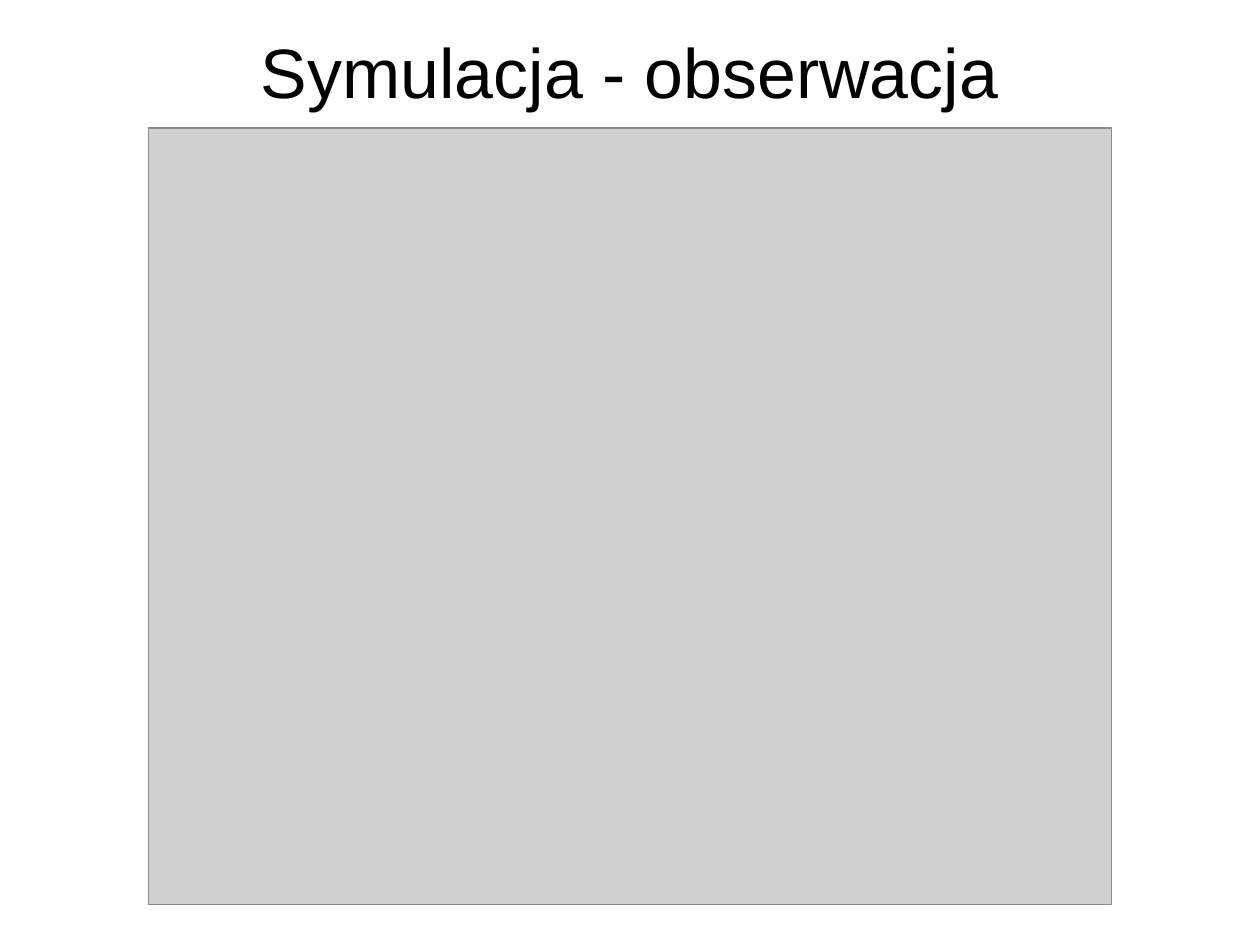
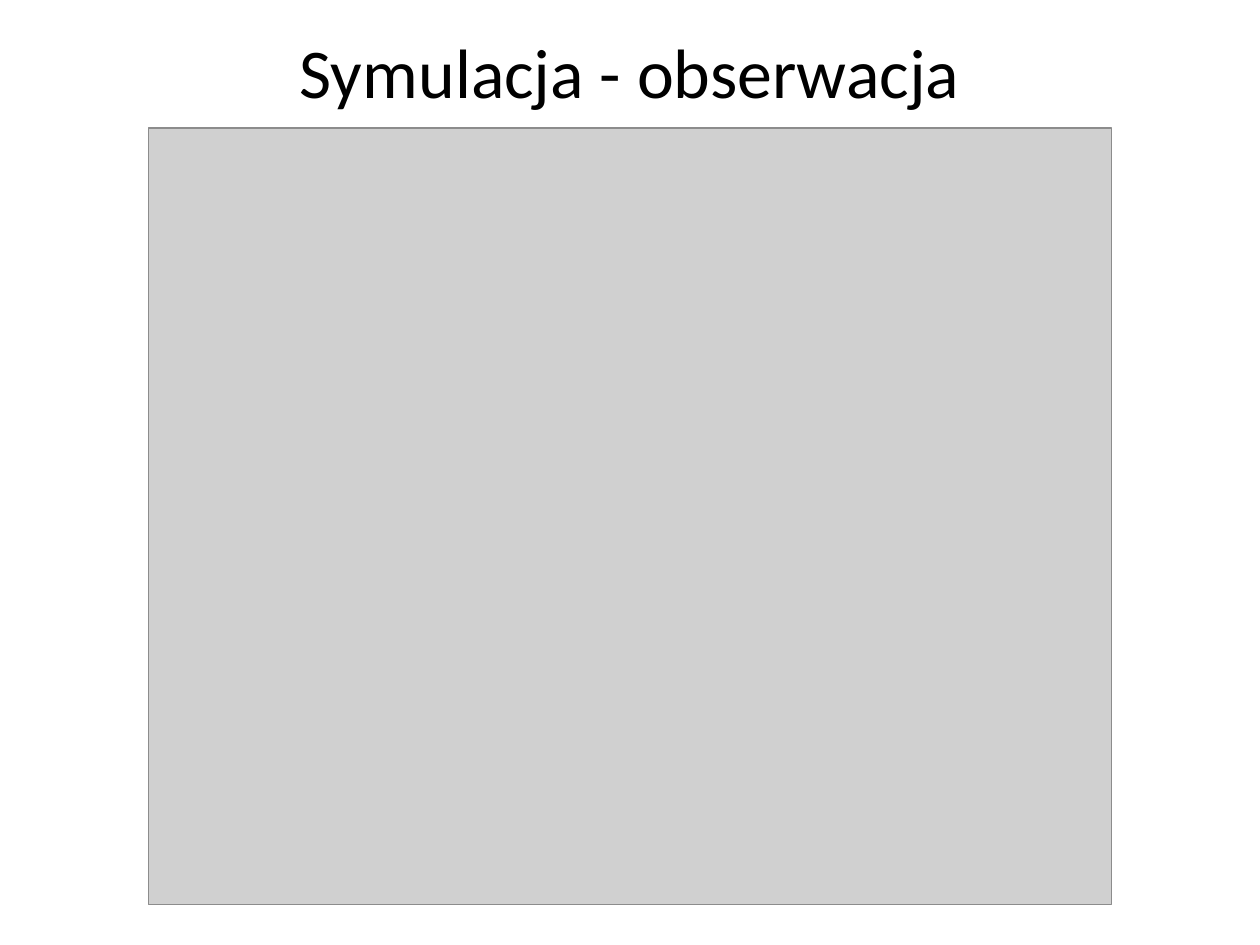
Before and after one commit to AleksanderPasiut/APProject_TrafficLights, a slide deck: slide 12 of prezentacja.pptx. Drawn at 1260x945 pixels with LibreOffice and Linux fonts; fonts in the diff are those of the drawing; grey boxes stand for pictures; background and template pictures are left out. Boxes give left, top, right and bottom in pixels: in the first picture for what was removed or moved away, otherwise in the second. Text is boxed around its words. In the diff, an @@ line names an element or a change of style, - is before the commit and + after.

```diff
--- a/prezentacja.pptx
+++ b/prezentacja.pptx
@@ text "Symulacja - obserwacja" at box(300, 49, 959, 110): font Arial to Calibri, letter outline none to #0D0D0D 0.75 pt @@
```
Also in this commit, not shown: 11 other slides changed, 1 slide added, 1 other file.
